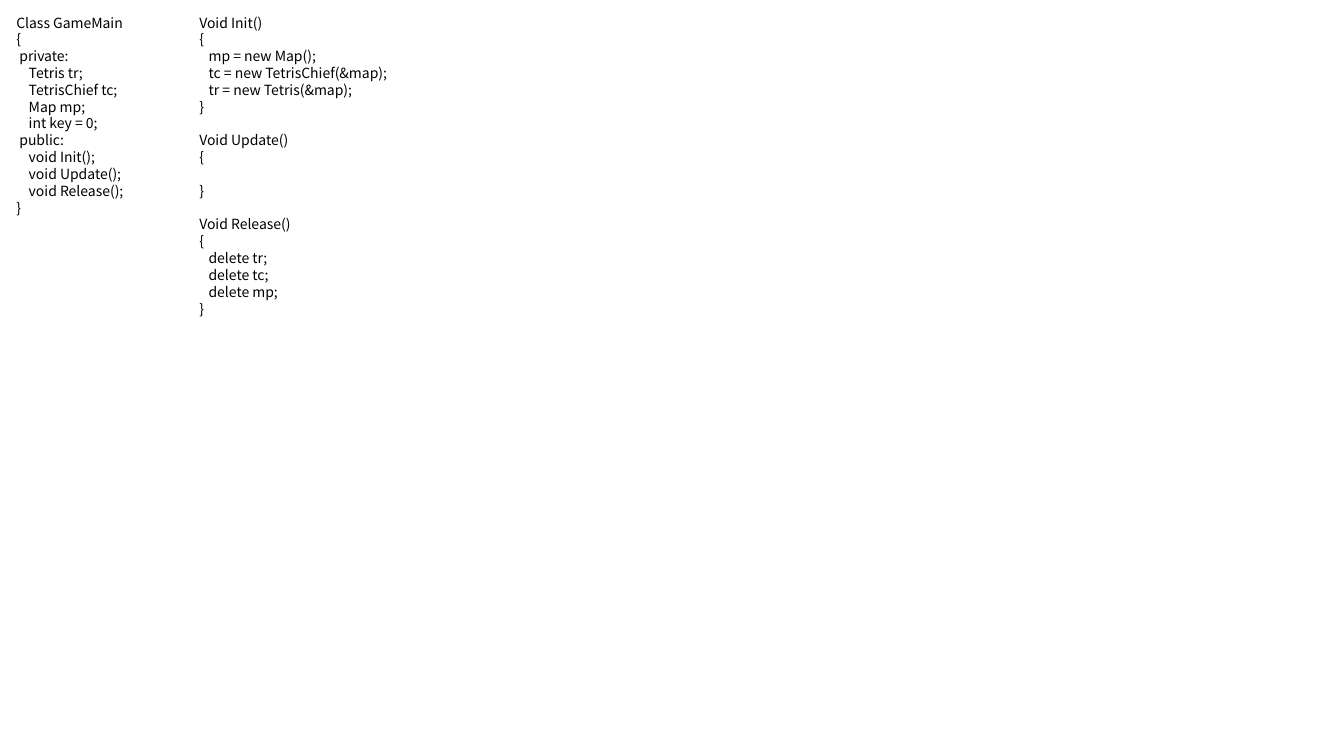
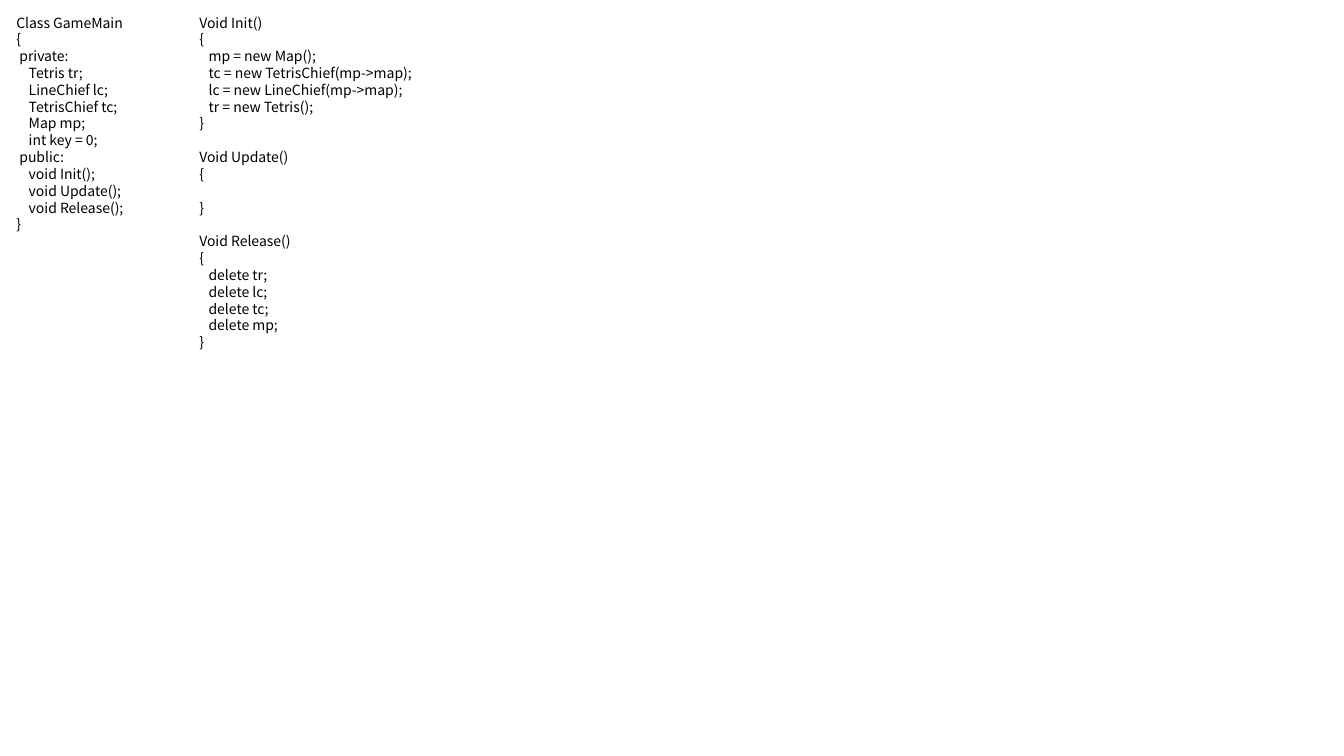
Before and after one commit to HEYHO8037/Tetris, a slide deck: slide 6 of Tetris.pptx. Drawn at 1344x756 pixels with LibreOffice and Linux fonts; fonts in the diff are those of the drawing. Boxes give left, top, right and bottom in pixels: in the first picture for what was removed or moved away, otherwise in the second. Text is boxed around its words. In the diff, an @@ line names an element or a change of style, - is before the commit and + after.

Commit message:
restore tetrisChief

```diff
--- a/Tetris.pptx
+++ b/Tetris.pptx
@@ text at (29, 83, 108, 98): paragraph added @@
+LineChief lc;
@@ text at (209, 64, 411, 115): text changed @@
-tc = new TetrisChief(&map);
-tr = new Tetris(&map);
+tc = new TetrisChief(mp->map);
+lc = new LineChief(mp->map);
+tr = new Tetris();
@@ text at (209, 286, 267, 300): paragraph added @@
+delete lc;
```
Also in this commit, not shown: 3 other slides changed.
